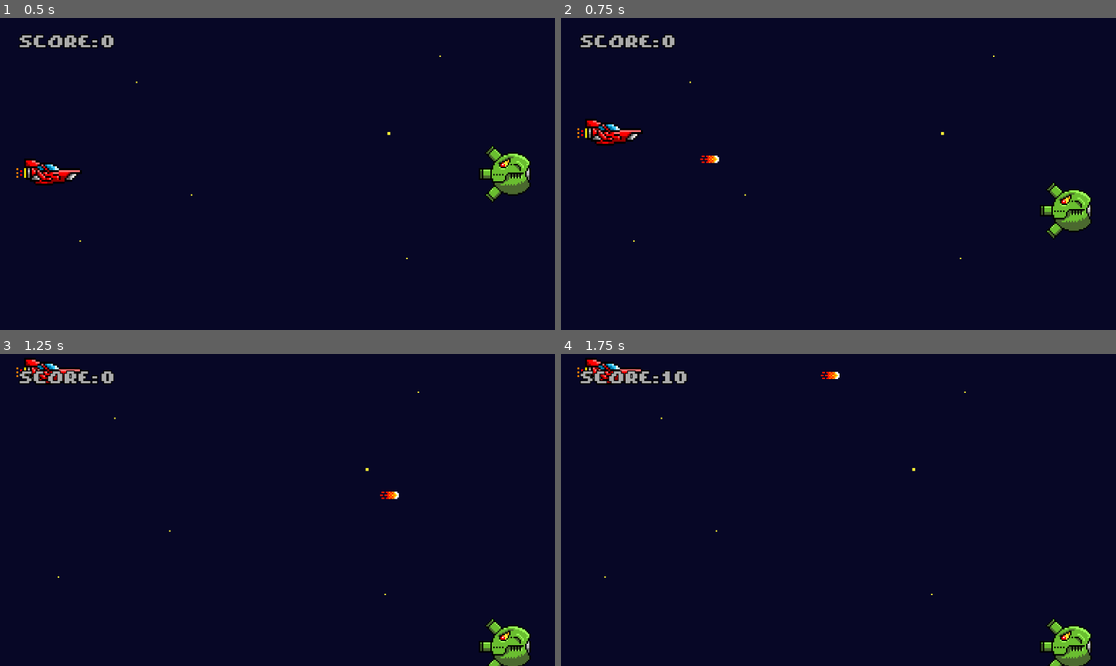
Above: before the commit, frames 1-4 (two rows, left to right).
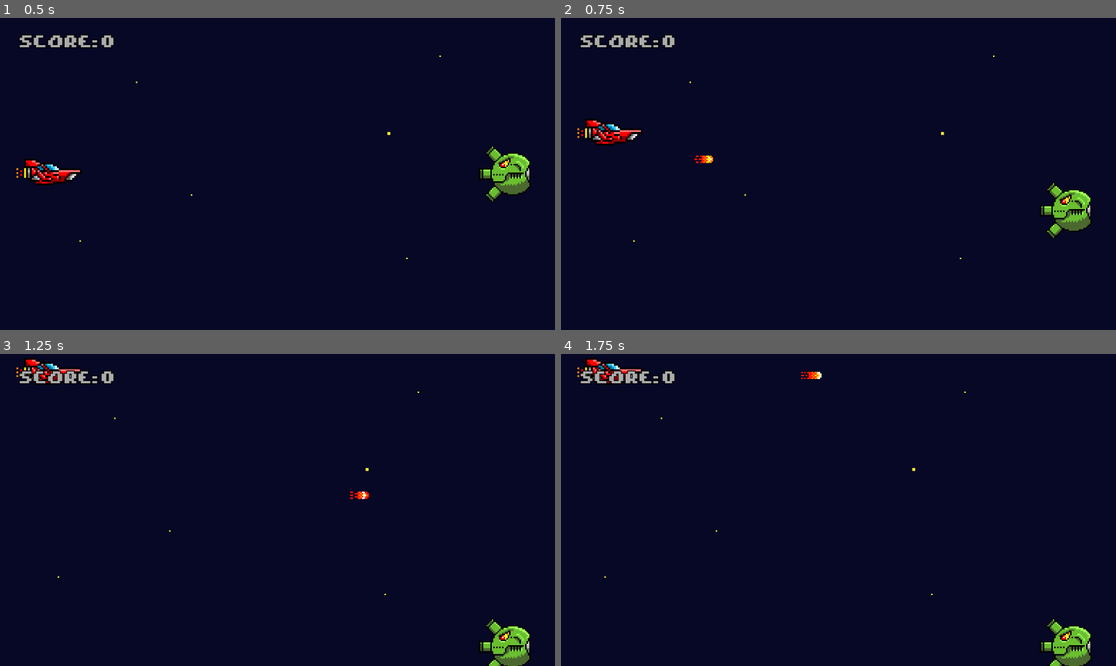
Above: after the commit, the same moments.

Repository: bravetoadgames/galaxianpaladin
Game: Godot game, scene res://Scenes/level.tscn
Same seed, same stepped clock (60 frames per second), same inputs: the game is played once before the commit and once after it.
Inputs:
- Up to frame 1 (0.5 s): no input
- Up to frame 2 (0.75 s): tap Enter at 0.5 s; hold Up (ui_up) from 0.53 s (still down); tap Ctrl (shoot) at 0.6 s
- Up to frame 3 (1.25 s): keep holding Up (ui_up)
- Up to frame 4 (1.75 s): keep holding Up (ui_up); tap Ctrl (shoot) at 1.35 s

Frame 1 is identical in both runs. In frame 2, less than 0.1% of the frame differs, in the area x 24-29%, y 44-47%; in frame 3, 0.1%; in frame 4, 0.3%, in the area x 18-51%, y 5-10%.

Commit message:
Added animations to the bullet

Diff:
--- a/Scenes/bullet.tscn
+++ b/Scenes/bullet.tscn
@@ -1,10 +1,48 @@
-[gd_scene load_steps=4 format=3 uid="uid://bdxwg7udvy3iq"]
+[gd_scene load_steps=7 format=3 uid="uid://bdxwg7udvy3iq"]
 
 [ext_resource type="Script" path="res://Scripts/bullet.gd" id="1_fhv3r"]
 [ext_resource type="Texture2D" uid="uid://khlpplswvuly" path="res://Sprites/bullet.png" id="1_ke6uw"]
 
 [sub_resource type="RectangleShape2D" id="RectangleShape2D_nevak"]
-size = Vector2(36, 15)
+size = Vector2(39, 15)
+
+[sub_resource type="Animation" id="Animation_t76uy"]
+length = 0.001
+tracks/0/type = "value"
+tracks/0/imported = false
+tracks/0/enabled = true
+tracks/0/path = NodePath("sprite:frame")
+tracks/0/interp = 1
+tracks/0/loop_wrap = true
+tracks/0/keys = {
+"times": PackedFloat32Array(0),
+"transitions": PackedFloat32Array(1),
+"update": 1,
+"values": [0]
+}
+
+[sub_resource type="Animation" id="Animation_j0xnd"]
+resource_name = "bulletAnim"
+length = 0.3
+loop_mode = 1
+tracks/0/type = "value"
+tracks/0/imported = false
+tracks/0/enabled = true
+tracks/0/path = NodePath("sprite:frame")
+tracks/0/interp = 1
+tracks/0/loop_wrap = true
+tracks/0/keys = {
+"times": PackedFloat32Array(0, 0.1, 0.2),
+"transitions": PackedFloat32Array(1, 1, 1),
+"update": 1,
+"values": [0, 1, 2]
+}
+
+[sub_resource type="AnimationLibrary" id="AnimationLibrary_lgqcy"]
+_data = {
+"RESET": SubResource("Animation_t76uy"),
+"bulletAnim": SubResource("Animation_j0xnd")
+}
 
 [node name="bullet" type="StaticBody2D"]
 z_index = 1
@@ -14,7 +52,13 @@
 texture_filter = 1
 scale = Vector2(3, 3)
 texture = ExtResource("1_ke6uw")
+hframes = 3
 
 [node name="CollisionShape2D" type="CollisionShape2D" parent="."]
-position = Vector2(3, -1.5)
+position = Vector2(1.5, -1.5)
 shape = SubResource("RectangleShape2D_nevak")
+
+[node name="AnimationPlayer" type="AnimationPlayer" parent="."]
+libraries = {
+"": SubResource("AnimationLibrary_lgqcy")
+}
--- a/Scenes/player.tscn
+++ b/Scenes/player.tscn
@@ -4,7 +4,7 @@
 [ext_resource type="AudioStream" uid="uid://bse3qujj3f7wj" path="res://Sounds/shootBullet.wav" id="2_cpgwg"]
 
 [sub_resource type="RectangleShape2D" id="RectangleShape2D_p5ygv"]
-size = Vector2(81, 36)
+size = Vector2(105, 36)
 
 [sub_resource type="Animation" id="Animation_p5jyr"]
 length = 0.001
--- a/Scripts/allframes.gd
+++ b/Scripts/allframes.gd
@@ -12,7 +12,7 @@
 # ----------------------------------
 # Use ESC key to quit program
 # ----------------------------------
-func _process(delta):
+func _process(_delta):
 	#$HUD.get_canvas(Label).text("Score:"+str(score))
 	if Input.is_key_pressed(KEY_ESCAPE):
 		get_tree().quit()
--- a/Scripts/bullet.gd
+++ b/Scripts/bullet.gd
@@ -1,6 +1,9 @@
 extends StaticBody2D
 
-@export var speed = 1000
+@export var speed = 900
+
+func _ready():
+	$AnimationPlayer.play("bulletAnim")
 
 func _physics_process(delta):
 	position.x+=speed*delta
Binary file changed: Sprites/bullet.png
Binary file added: clips/brave toad.gif
Binary file added: clips/brave toad_smaller.png
Not shown, added: clips/brave toad_smaller.png.import
Not shown, added: clips/brave toad.mp4
